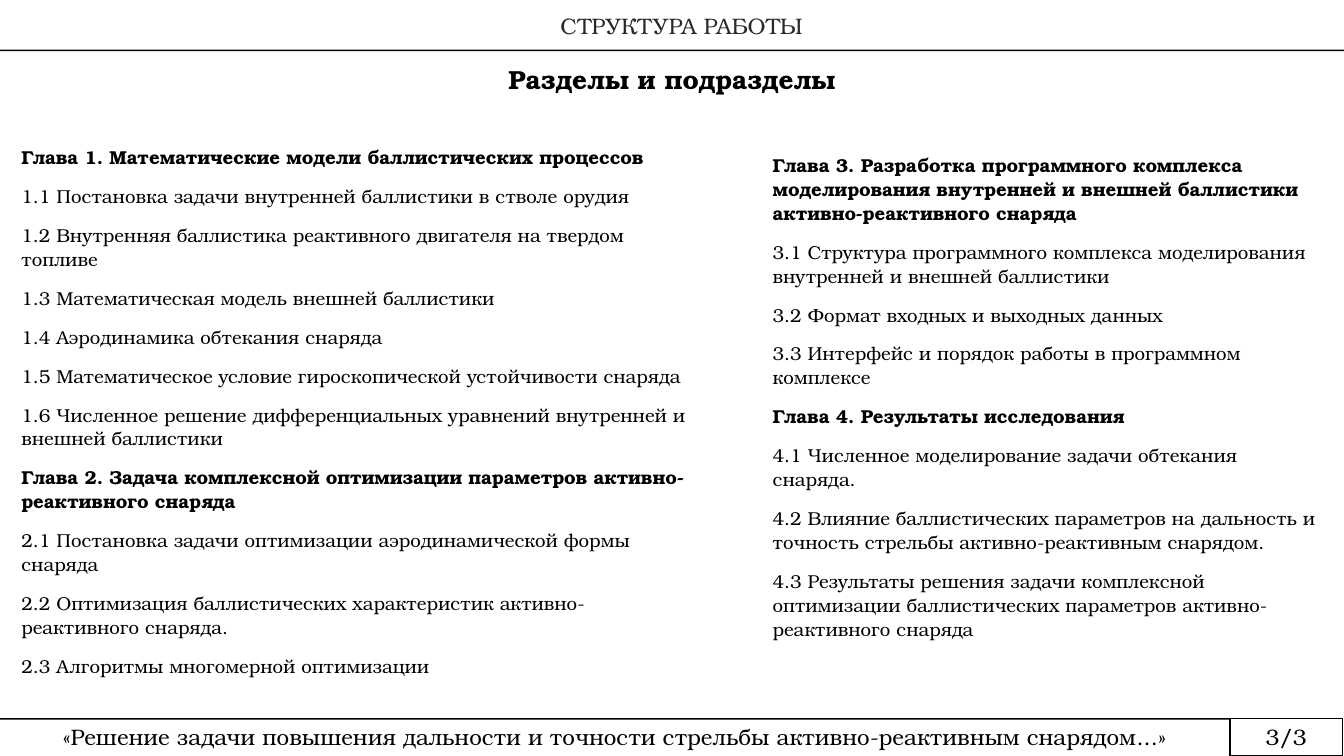
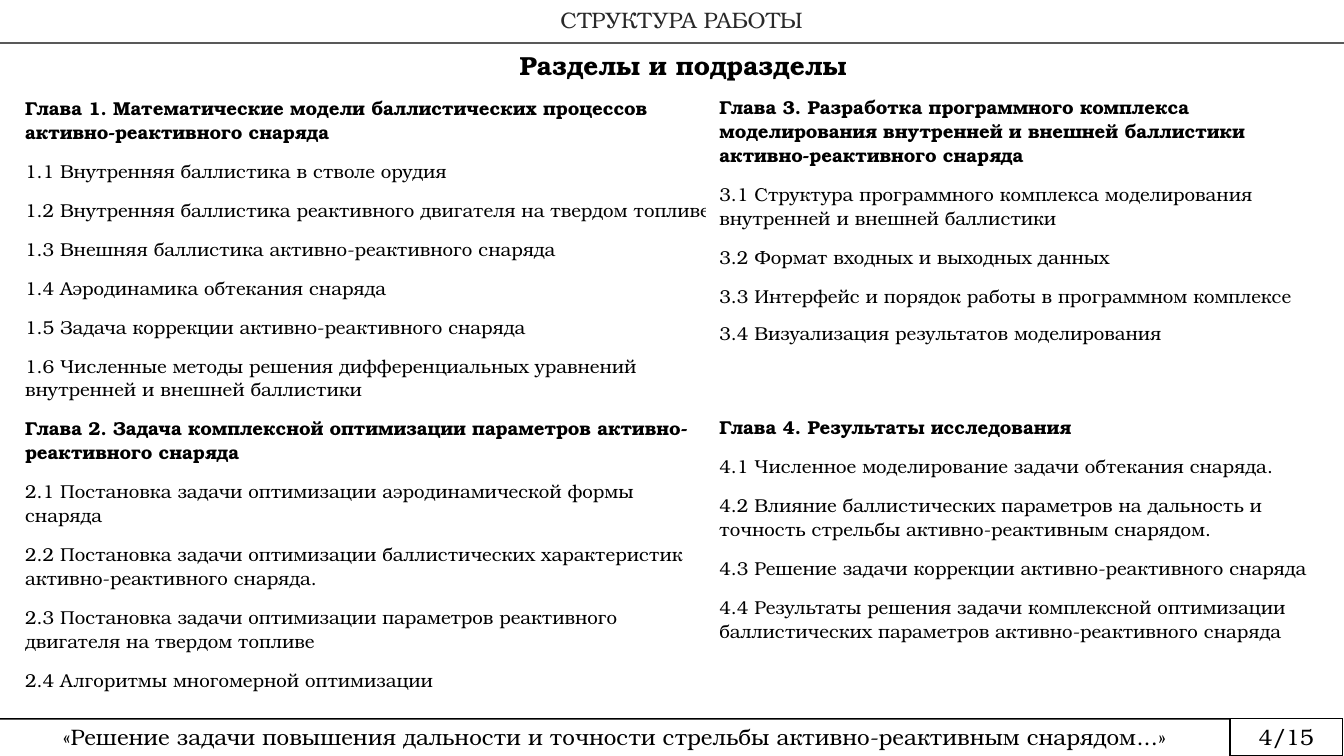
Before and after one commit to rustam-mansurov/cats, a slide deck: slide 4 of Аспирантура/План диссертации.pptx. Drawn at 1344x756 pixels with LibreOffice and Linux fonts; fonts in the diff are those of the drawing. Boxes give left, top, right and bottom in pixels: in the first picture for what was removed or moved away, otherwise in the second. Text is boxed around its words. In the diff, an @@ line names an element or a change of style, - is before the commit and + after.

```diff
--- a/Аспирантура/План диссертации.pptx
+++ b/Аспирантура/План диссертации.pptx
@@ rectangle "СТРУКТУРА РАБОТЫ": place and size @@
-rectangle "СТРУКТУРА РАБОТЫ" at (560,18,803,35)
+rectangle "СТРУКТУРА РАБОТЫ" at (0,0,1344,38)
@@ line moved from (0, 51) - (1344, 51) to (0, 43) - (1344, 43) @@
@@ text "Разделы и подразделы": place and size @@
-text "Разделы и подразделы" at (508,71,835,95)
+text "Разделы и подразделы" at (520,57,846,81)
@@ text "Глава 1. Математические модели баллистических ...": place and size @@
-text "Глава 1. Математические модели баллистических ..." at (21,149,685,678)
+text "Глава 1. Математические модели баллистических ..." at (25,100,710,692)
@@ text "Глава 3. Разработка программного комплекса ...": place and size @@
-text "Глава 3. Разработка программного комплекса ..." at (773,157,1315,641)
+text "Глава 3. Разработка программного комплекса ..." at (719,99,1306,643)
@@ text at (25,100,647,183): text changed; bold on @@
-Глава 1. Математические модели баллистических процессов
-1.1 Постановка задачи внутренней баллистики в стволе орудия
+Глава 1. Математические модели баллистических процессов активно-реактивного снаряда
+1.1 Внутренняя баллистика в стволе орудия
@@ text at (25,242,555,261): text changed @@
-1.3 Математическая модель внешней баллистики
+1.3 Внешняя баллистика активно-реактивного снаряда
@@ text at (25,320,637,401): text changed @@
-1.5 Математическое условие гироскопической устойчивости снаряда
-1.6 Численное решение дифференциальных уравнений внутренней и внешней баллистики
+1.5 Задача коррекции активно-реактивного снаряда
+1.6 Численные методы решения дифференциальных уравнений внутренней и внешней баллистики
@@ text at (719,327,1161,345): paragraph added @@
+3.4 Визуализация результатов моделирования
@@ text at (719,421,1071,438): line spacing 1.07 to 1 @@
@@ text at (25,547,683,692): text changed @@
-2.2 Оптимизация баллистических характеристик активно-реактивного снаряда.
-2.3 Алгоритмы многомерной оптимизации
+2.2 Постановка задачи оптимизации баллистических характеристик активно-реактивного снаряда.
+2.3 Постановка задачи оптимизации параметров реактивного двигателя на твердом топливе
+2.4 Алгоритмы многомерной оптимизации
@@ text at (719,562,1306,643): text changed @@
-4.3 Результаты решения задачи комплексной оптимизации баллистических параметров активно-реактивного снаряда
+4.3 Решение задачи коррекции активно-реактивного снаряда
+4.4 Результаты решения задачи комплексной оптимизации баллистических параметров активно-реактивного снаряда
@@ text at (1259,729,1314,748): text changed @@
-3/3
+4/15
```
Also in this commit, not shown: 13 other slides changed, 7 slides added, 6 other files.
